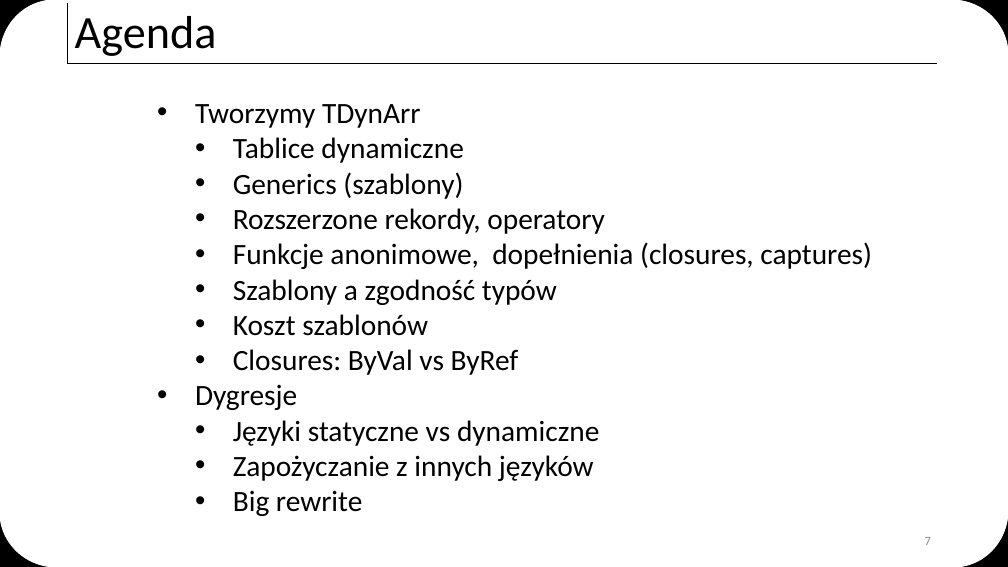
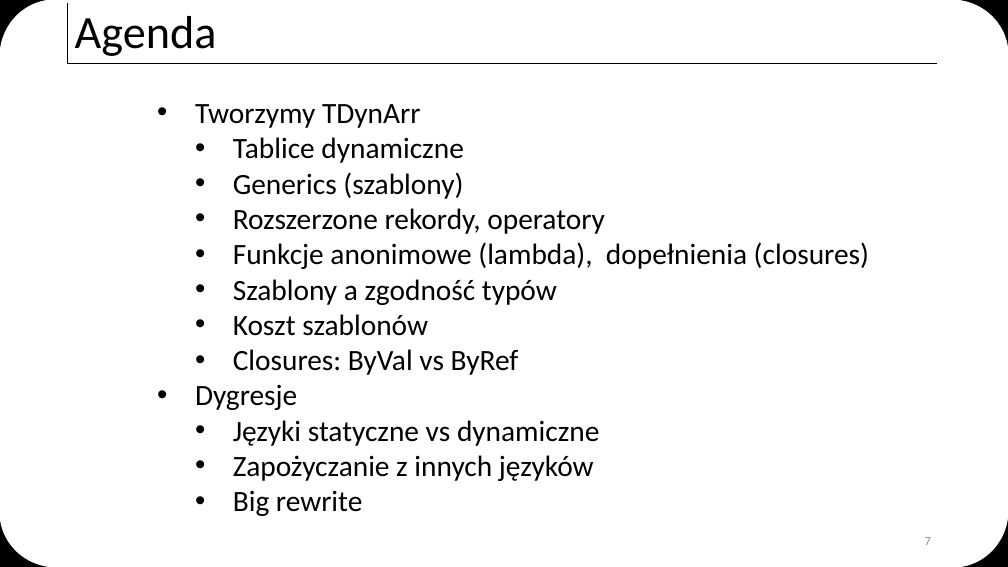
Before and after one commit to ttyrakow/zlot19, a slide deck: slide 7 of zlot19.pptx. Drawn at 1008x567 pixels with LibreOffice and Linux fonts; fonts in the diff are those of the drawing. Boxes give left, top, right and bottom in pixels: in the first picture for what was removed or moved away, otherwise in the second. Text is boxed around its words. In the diff, an @@ line names an element or a change of style, - is before the commit and + after.

```diff
--- a/zlot19.pptx
+++ b/zlot19.pptx
@@ text at [233,242,869,269]: text changed @@
-  • Funkcje anonimowe, dopełnienia (closures, captures)
+  • Funkcje anonimowe (lambda), dopełnienia (closures)
```
Also in this commit, not shown: 1 other slide changed, 2 other files.
